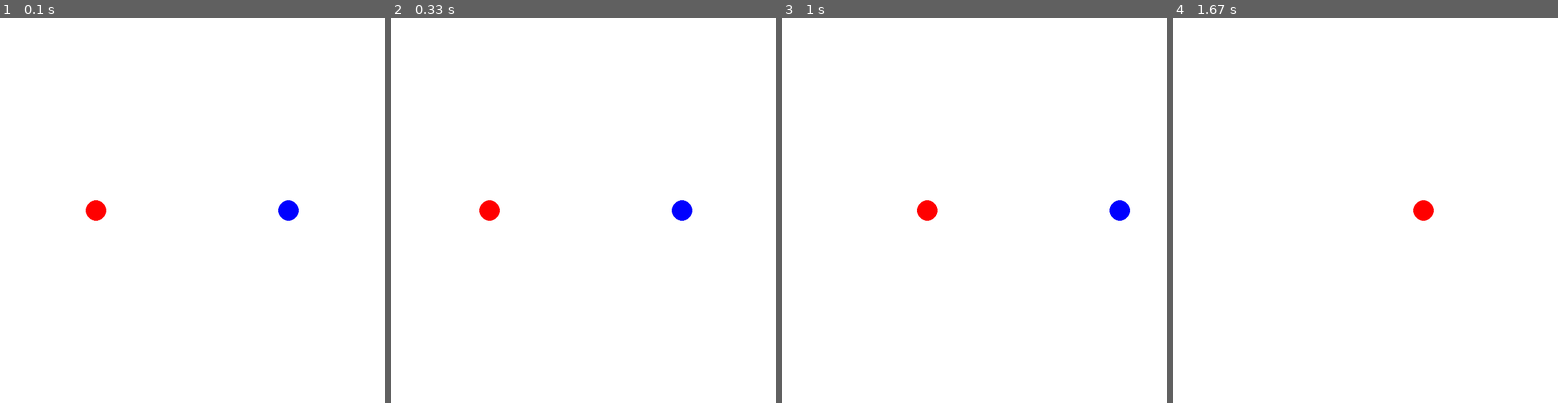
Above: before the commit, frames 1-4 (left to right).
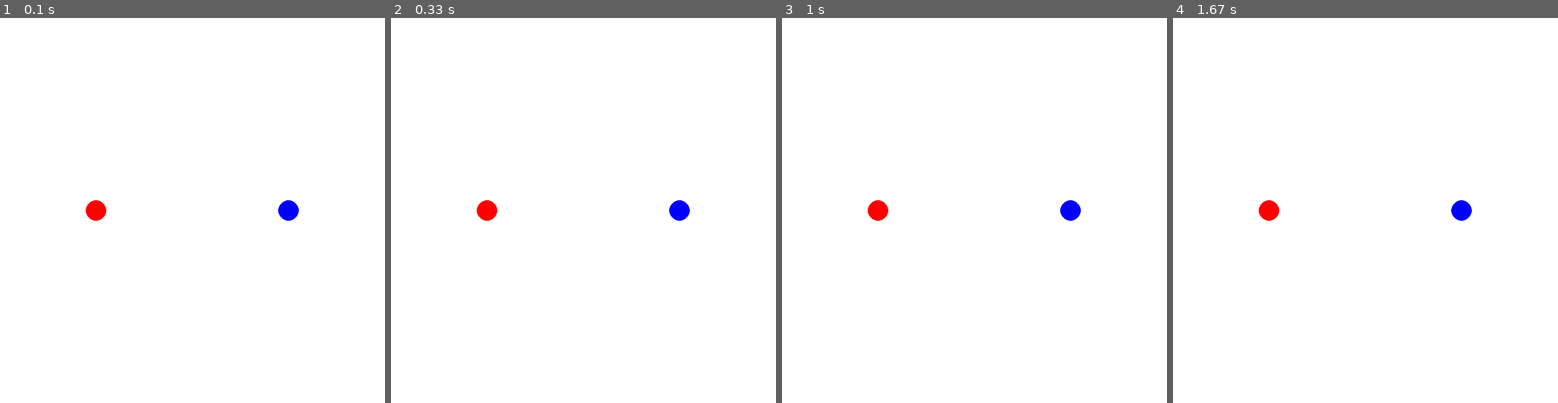
Above: after the commit, the same moments.

Repository: myhotchoc/Space-Simulator
Game: pygame game, started from Gravity Test v2.py
Two runs of this game, one before a commit and one after it. Both use one fixed random seed, a clock stepped at 60 frames per second and the inputs below.
Inputs:
- Up to frame 1 (0.1 s): no input
- Up to frame 2 (0.33 s): no input
- Up to frame 3 (1 s): no input
- Up to frame 4 (1.67 s): no input

Frame 1 is identical in both runs. In frame 2, 0.1% of the frame differs, in the area x 22-79%, y 47-53%; in frame 3, 0.9%, in the area x 22-91%, y 47-53%; in frame 4, 0.7%.

Commit message:
Update Gravity Test v2.py

Diff:
--- a/Gravity Test v2.py
+++ b/Gravity Test v2.py
@@ -10,7 +10,7 @@
 import math
 
 ## Gravitational constant but I changed the value because this is my universe and I am god
-G = 100
+G = 10
 
 ## Resolves vector into x and y components, returns (x, y) for <magnitude, angle>
 def resolve(mag, t):
